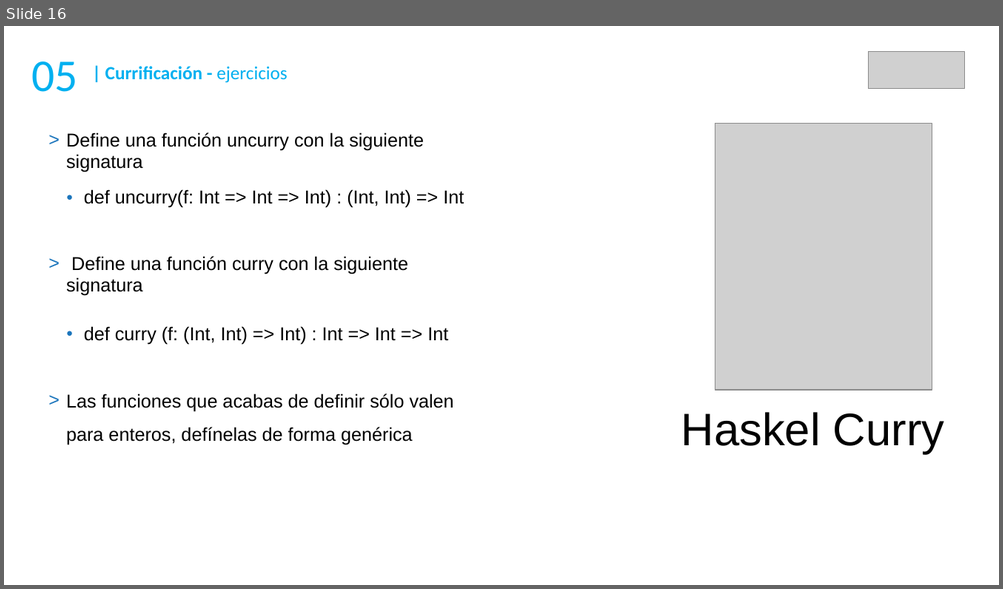
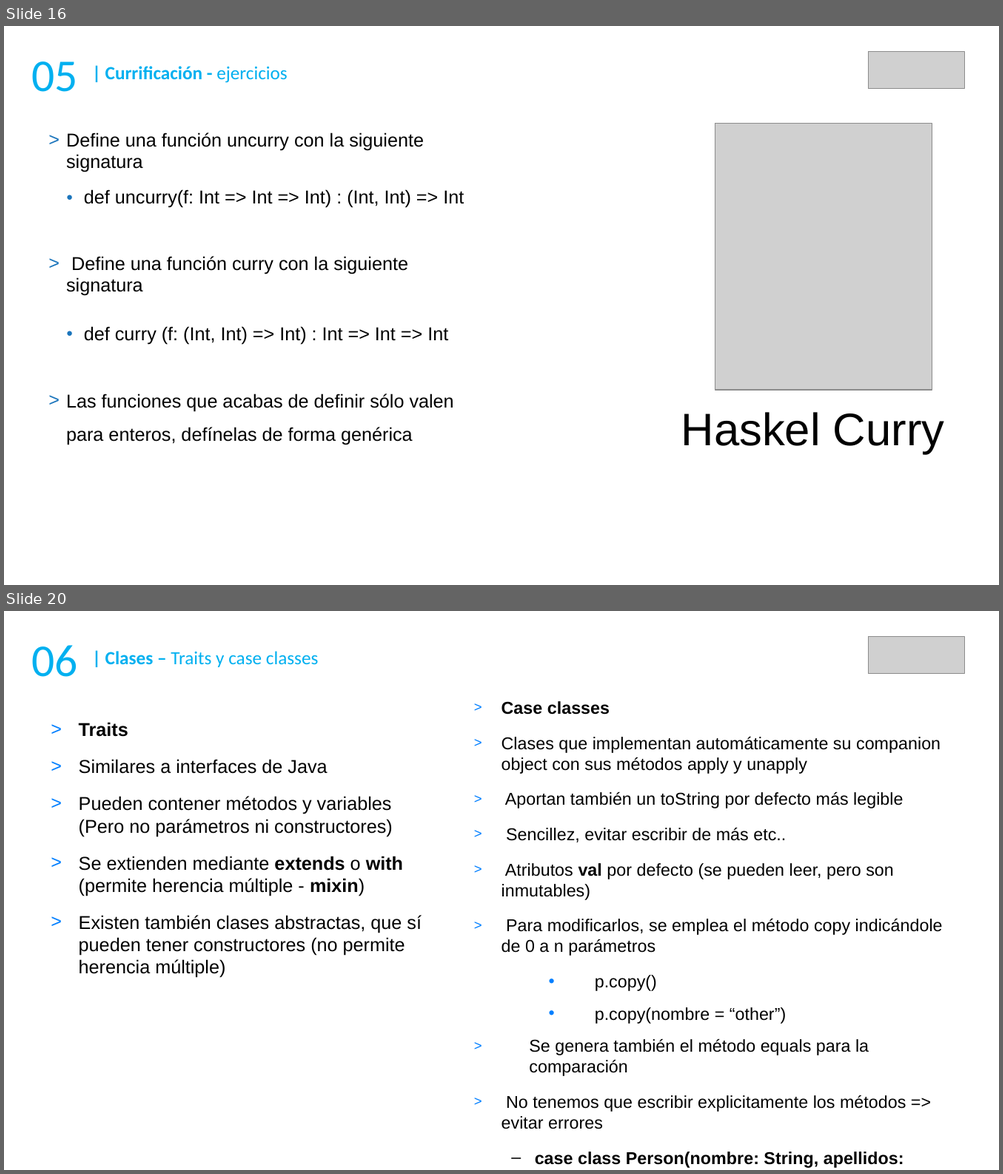
Before and after one commit to DaniGCaff/cursoScalaMay18, a slide deck: guiones/dia2.odp. Shown one above the other, each under a label of ours: slide 16 before the commit, slides 16 and 20 after it; the slides between them are not shown. The pictures are 1003x589 and 1003x1174 pixels, drawn with LibreOffice and Linux fonts; fonts in the diff are those of the drawing; grey boxes stand for pictures. Boxes give left, top, right and bottom in pixels: in the first picture for what was removed or moved away, otherwise in the second. Text is boxed around its words. In the diff, an @@ line names an element or a change of style, - is before the commit and + after.

```diff
--- a/guiones/dia2.odp
+++ b/guiones/dia2.odp
@@ slide 20 added at <box>4,611,999,1170</box>, background #FFFFFF @@
@@ text added at <box>32,645,78,677</box>, 44 pt, text #00B0F0 @@
+06
@@ text added at <box>105,651,318,667</box>, 18 pt, text #00B0F0 @@
+| Clases – Traits y case classes
@@ picture added at <box>868,636,965,674</box> @@
@@ text added at <box>501,701,942,1168</box>, 16.6 pt, text #000000 @@
+> Case classes
+> Clases que implementan automáticamente su companion object con sus métodos apply y unapply
+> Aportan también un toString por defecto más legible
+> Sencillez, evitar escribir de más etc..
+> Atributos val por defecto (se pueden leer, pero son inmutables)
+> Para modificarlos, se emplea el método copy indicándole de 0 a n parámetros
+  • p.copy()
+  • p.copy(nombre = “other”)
+> Se genera también el método equals para la comparación
+> No tenemos que escribir explicitamente los métodos => evitar errores
+  – case class Person(nombre: String, apellidos: String)
@@ text added at <box>79,722,421,978</box>, 18 pt, text #000000 @@
+> Traits
+> Similares a interfaces de Java
+> Pueden contener métodos y variables (Pero no parámetros ni constructores)
+> Se extienden mediante extends o with (permite herencia múltiple - mixin)
+> Existen también clases abstractas, que sí pueden tener constructores (no permite herencia múltiple)
```
Also in this commit, not shown: 4 slides changed, 3 other slides added, 8 other files.
